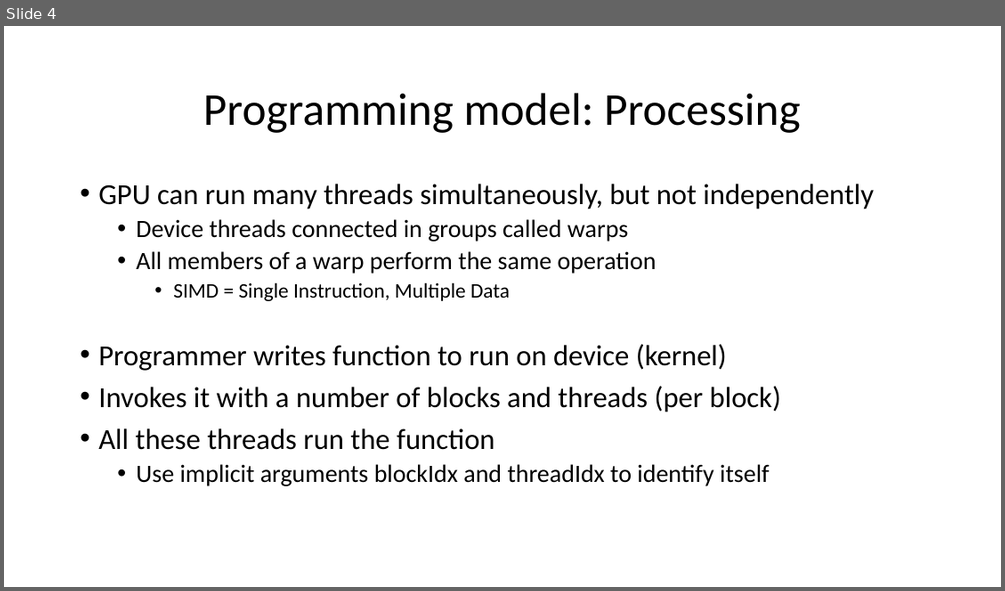
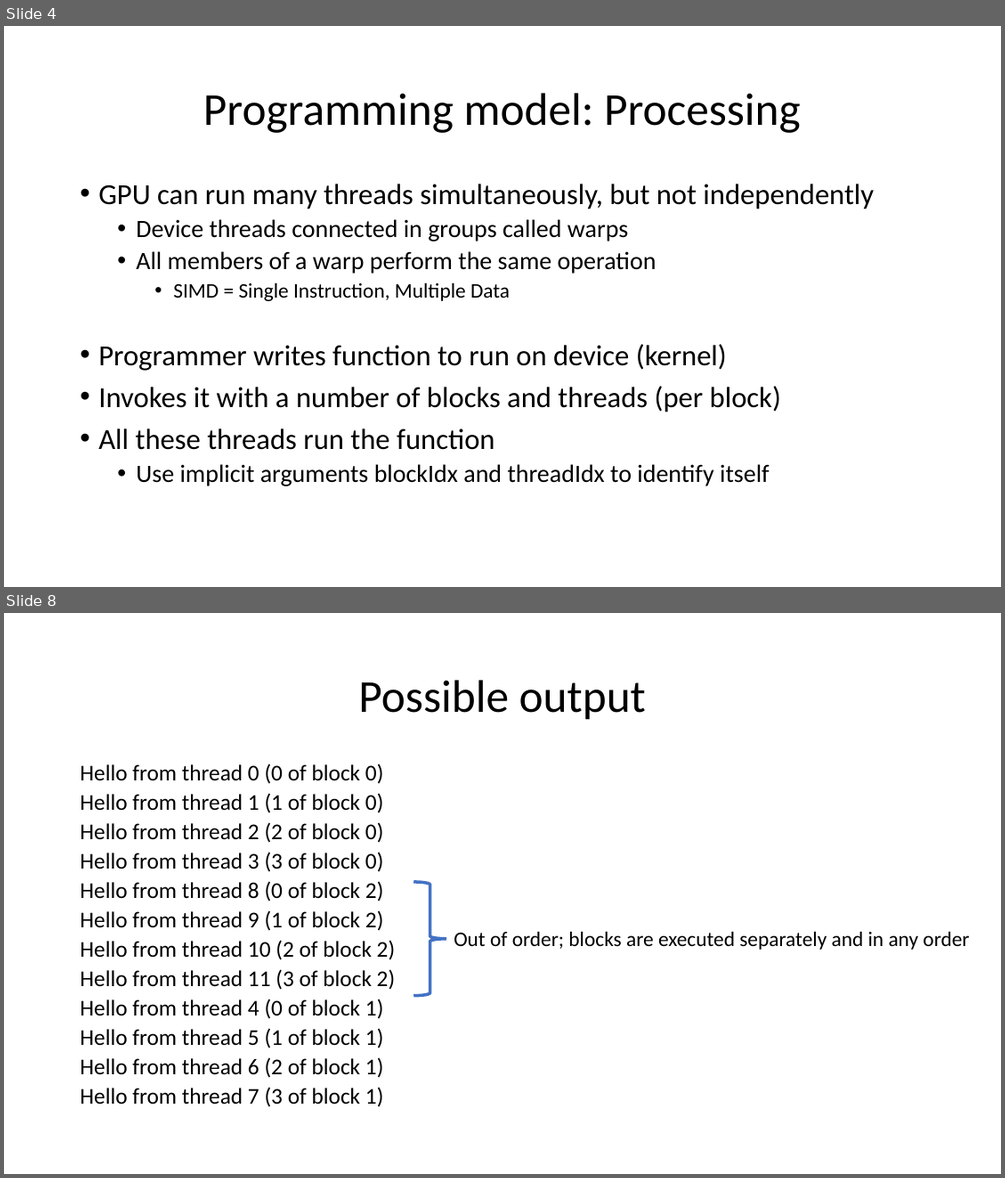
Before and after one commit to TeachingUndergradsCHC/modules, a slide deck: Programming/cuda/lecture_slides_pi.pptx. Shown one above the other, each under a label of ours: slide 4 before the commit, slides 4 and 8 after it; the slides between them are not shown. The pictures are 1005x591 and 1005x1178 pixels, drawn with LibreOffice and Linux fonts; fonts in the diff are those of the drawing. Boxes give left, top, right and bottom in pixels: in the first picture for what was removed or moved away, otherwise in the second. Text is boxed around its words. In the diff, an @@ line names an element or a change of style, - is before the commit and + after.

```diff
--- a/Programming/cuda/lecture_slides_pi.pptx
+++ b/Programming/cuda/lecture_slides_pi.pptx
@@ slide 8 added at [4, 613, 1001, 1174], background #FFFFFF @@
@@ title added at [358, 680, 646, 720], 44 pt, text #000000 @@
+Possible output
@@ text added at [80, 763, 396, 1107], 21.7 pt, text #000000 @@
+Hello from thread 0 (0 of block 0)
+Hello from thread 1 (1 of block 0)
+Hello from thread 2 (2 of block 0)
+Hello from thread 3 (3 of block 0)
+Hello from thread 8 (0 of block 2)
+Hello from thread 9 (1 of block 2)
+Hello from thread 10 (2 of block 2)
+Hello from thread 11 (3 of block 2)
+Hello from thread 4 (0 of block 1)
+Hello from thread 5 (1 of block 1)
+Hello from thread 6 (2 of block 1)
+Hello from thread 7 (3 of block 1)
@@ right brace added at [413, 882, 446, 995], outline #4472C4 3 pt @@
@@ text added at [453, 931, 969, 949], 20 pt, text #000000 @@
+Out of order; blocks are executed separately and in any order
```
Also in this commit, not shown: 11 slides changed, 6 other slides added, 1 slide removed, 3 other files.
